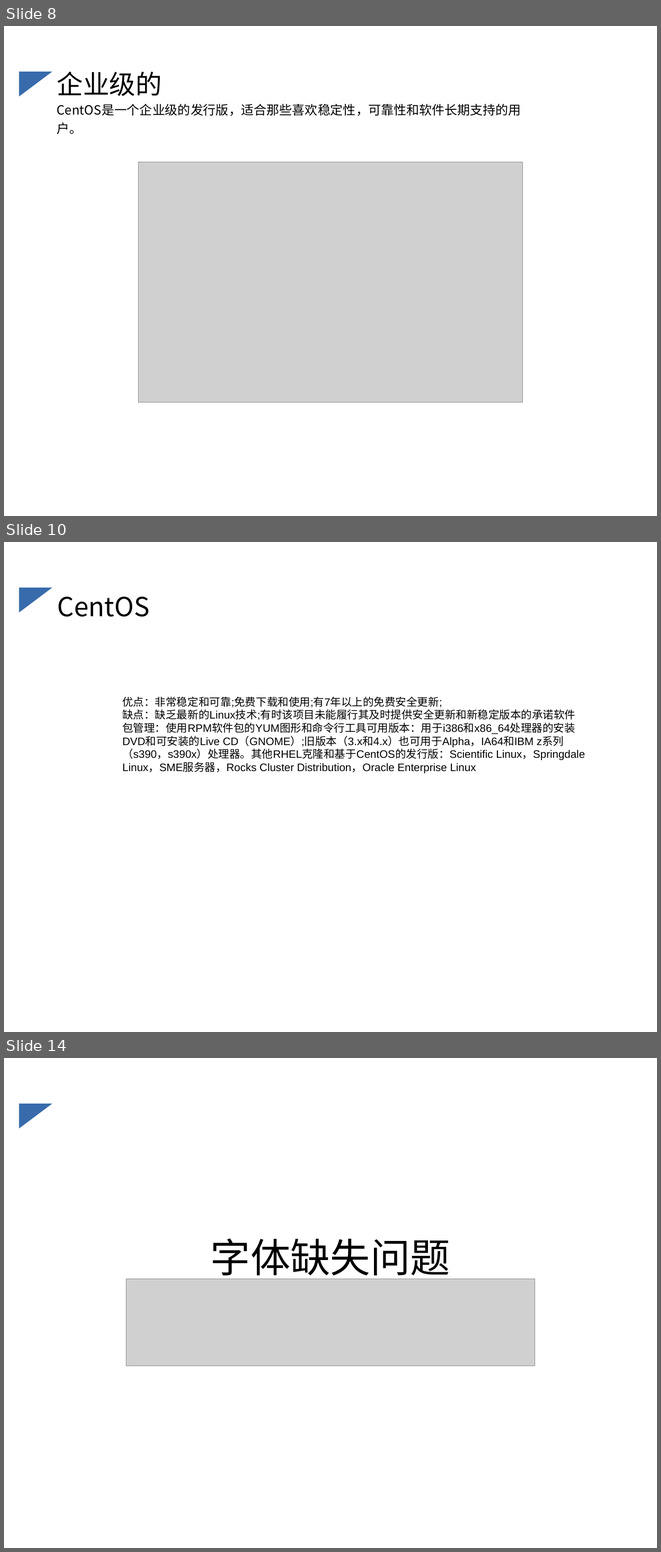
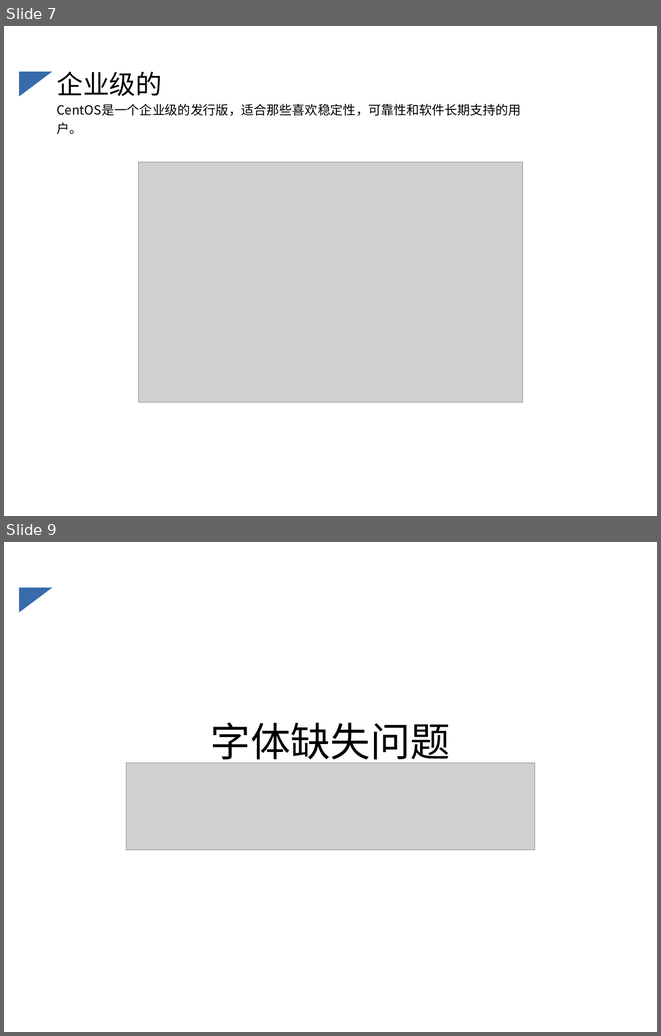
Before and after one commit to caoyang7/caoyang.github.io, a slide deck: _posts/Linux的发行版本.ppt. Shown one above the other, each under a label of ours: slides 8, 10 and 14 before the commit, slides 7 and 9 after it; the slides between them are not shown. The pictures are 661x1552 and 661x1036 pixels, drawn with LibreOffice and Linux fonts; fonts in the diff are those of the drawing; grey boxes stand for pictures. Boxes give left, top, right and bottom in pixels: in the first picture for what was removed or moved away, otherwise in the second. Text is boxed around its words. In the diff, an @@ line names an element or a change of style, - is before the commit and + after.

```diff
--- a/_posts/Linux的发行版本.ppt
+++ b/_posts/Linux的发行版本.ppt
@@ slide 10 removed at (x1=4, y1=542, x2=657, y2=1032), background #FFFFFF; not listed: 1 template element that a slide beside it also shows @@
@@ title removed at (x1=57, y1=597, x2=150, y2=617) @@
-CentOS
@@ text removed at (x1=122, y1=696, x2=585, y2=774) @@
-优点：非常稳定和可靠;免费下载和使用;有7年以上的免费安全更新;
-缺点：缺乏最新的Linux技术;有时该项目未能履行其及时提供安全更新和新稳定版本的承诺软件包管理：使用RPM软件包的YUM图形和命令行工具可用版本：用于i386和x86_64处理器的安装DVD和可安装的Live CD（GNOME）;旧版本（3.x和4.x）也可用于Alpha，IA64和IBM z系列（s390，s390x）处理器。其他RHEL克隆和基于CentOS的发行版：Scientific Linux，Springdale Linux，SME服务器，Rocks Cluster Distribution，Oracle Enterprise Linux
@@ what was slide 8 is now slide 7 @@
@@ what was slide 14 is now slide 9 @@
```
Also in this commit, not shown: 3 slides changed, 1 slide added, 5 other slides removed, 3 other files.
